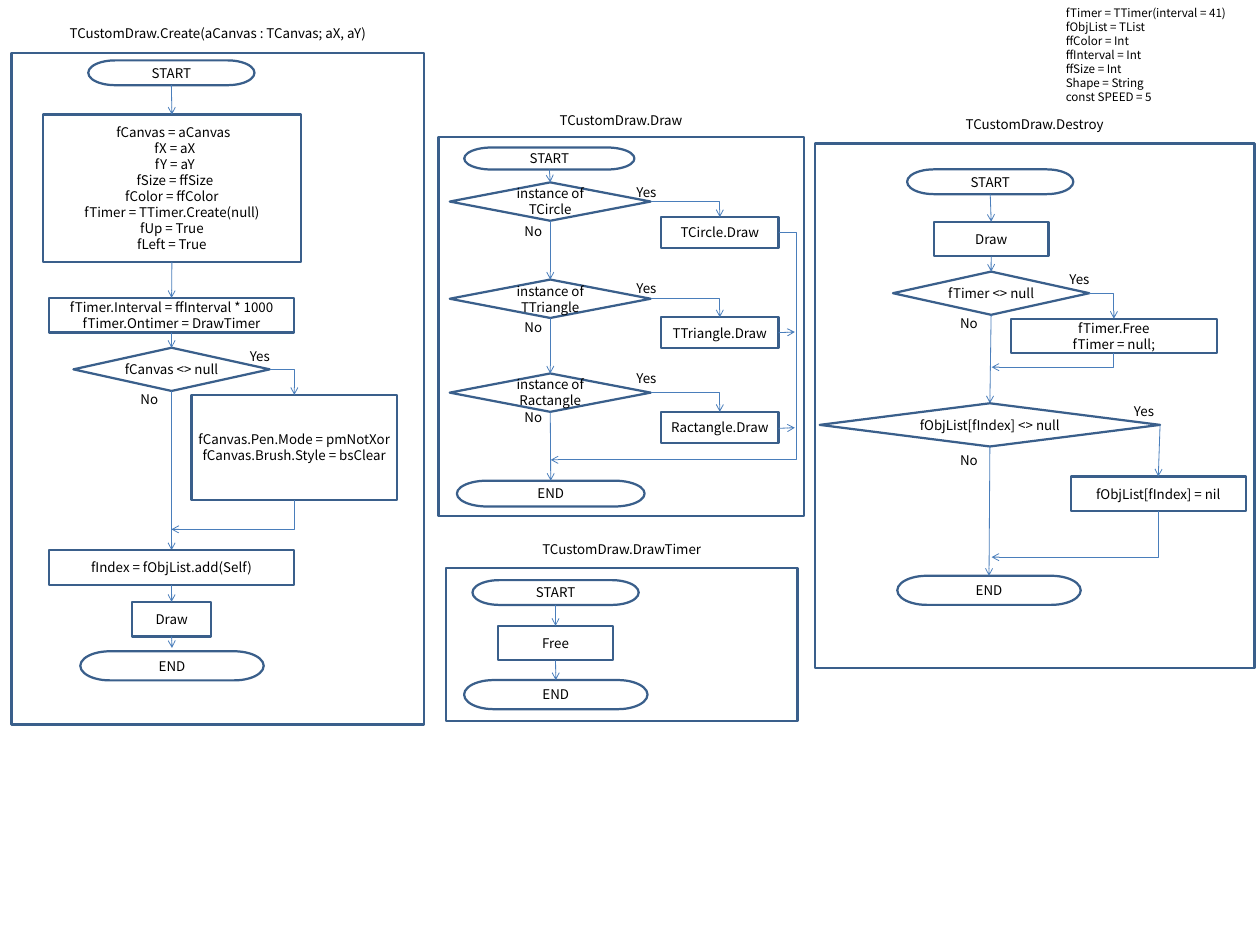
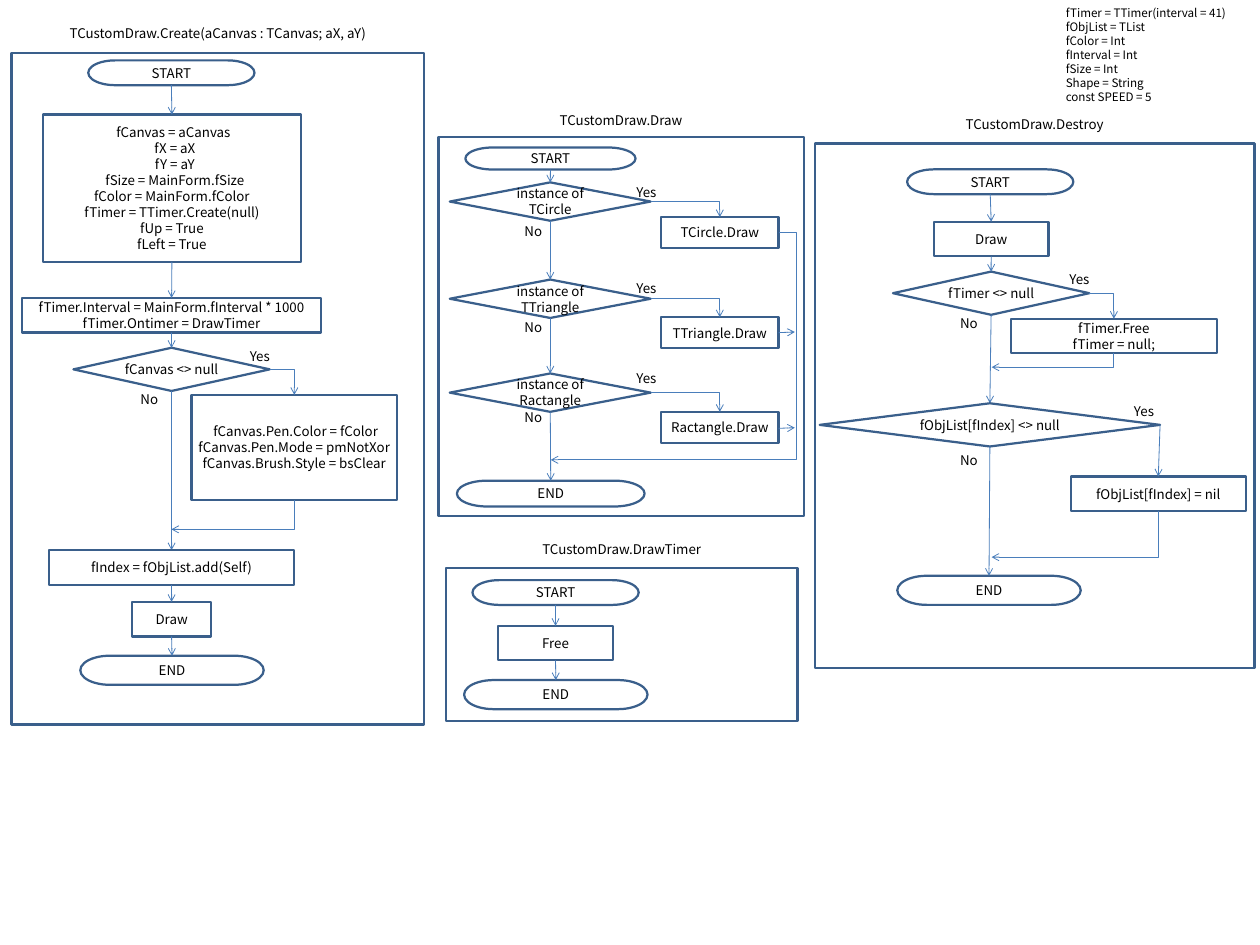
Before and after one commit to hyejoonjung/StudyDelphi, a slide deck: slide 2 of 0207DrawAndMoving_Design2/DrawAndMoving_Design2.pptx. Drawn at 1260x945 pixels with LibreOffice and Linux fonts; fonts in the diff are those of the drawing. Boxes give left, top, right and bottom in pixels: in the first picture for what was removed or moved away, otherwise in the second. Text is boxed around its words. In the diff, an @@ line names an element or a change of style, - is before the commit and + after.

```diff
--- a/0207DrawAndMoving_Design2/DrawAndMoving_Design2.pptx
+++ b/0207DrawAndMoving_Design2/DrawAndMoving_Design2.pptx
@@ text at (1066, 33, 1138, 73): text changed @@
-ffColor = Int
-ffInterval = Int
-ffSize = Int
+fColor = Int
+fInterval = Int
+fSize = Int
@@ text in rectangle at (94, 174, 249, 201): text changed @@
-fSize = ffSize
-fColor = ffColor
+fSize = MainForm.fSize
+fColor = MainForm.fColor
@@ rectangle "fTimer.Interval = MainForm.fInterval * 1000": place and size @@
-rectangle "fTimer.Interval = MainForm.fInterval * 1000" at (49, 298, 294, 332)
+rectangle "fTimer.Interval = MainForm.fInterval * 1000" at (22, 298, 321, 332)
@@ text in rectangle at (39, 298, 305, 312): text changed @@
-fTimer.Interval = ffInterval * 1000
+fTimer.Interval = MainForm.fInterval * 1000
@@ text in rectangle at (213, 425, 378, 436): paragraph added @@
+fCanvas.Pen.Color = fColor
@@ pill shape "END": place and size @@
-pill shape "END" at (80, 651, 263, 680)
+pill shape "END" at (80, 656, 263, 685)
@@ arrow moved from (172, 637) - (172, 648) to (172, 637) - (172, 656) @@
```
Also in this commit, not shown: 3 other slides changed, 57 other files.
